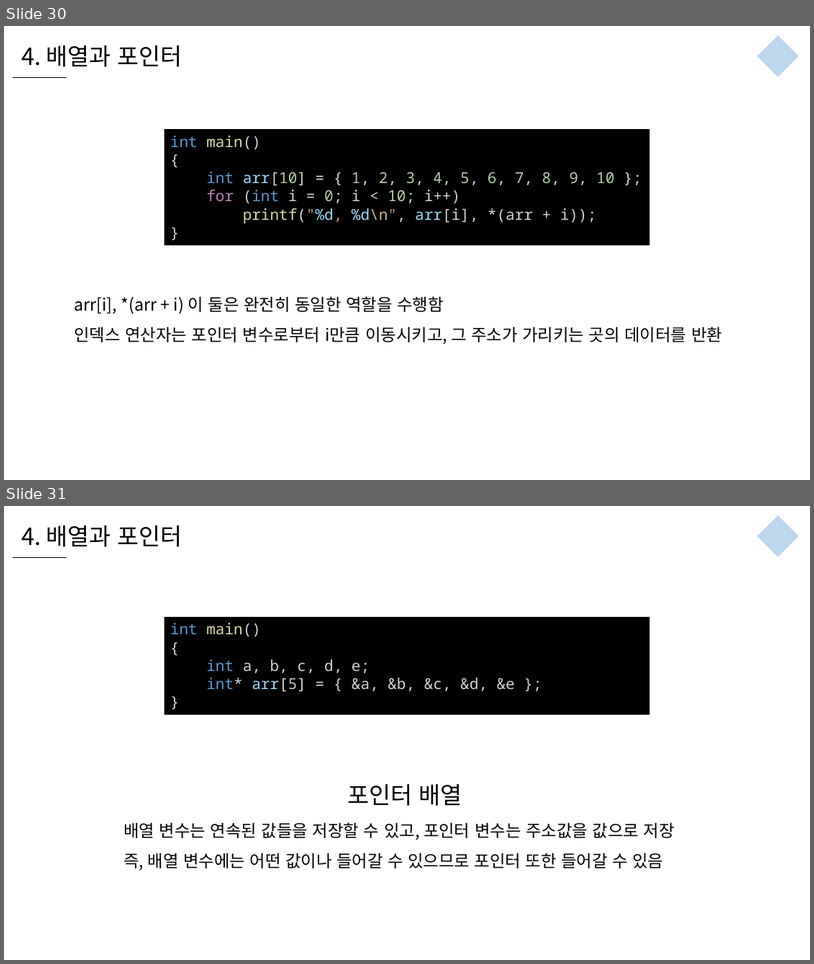
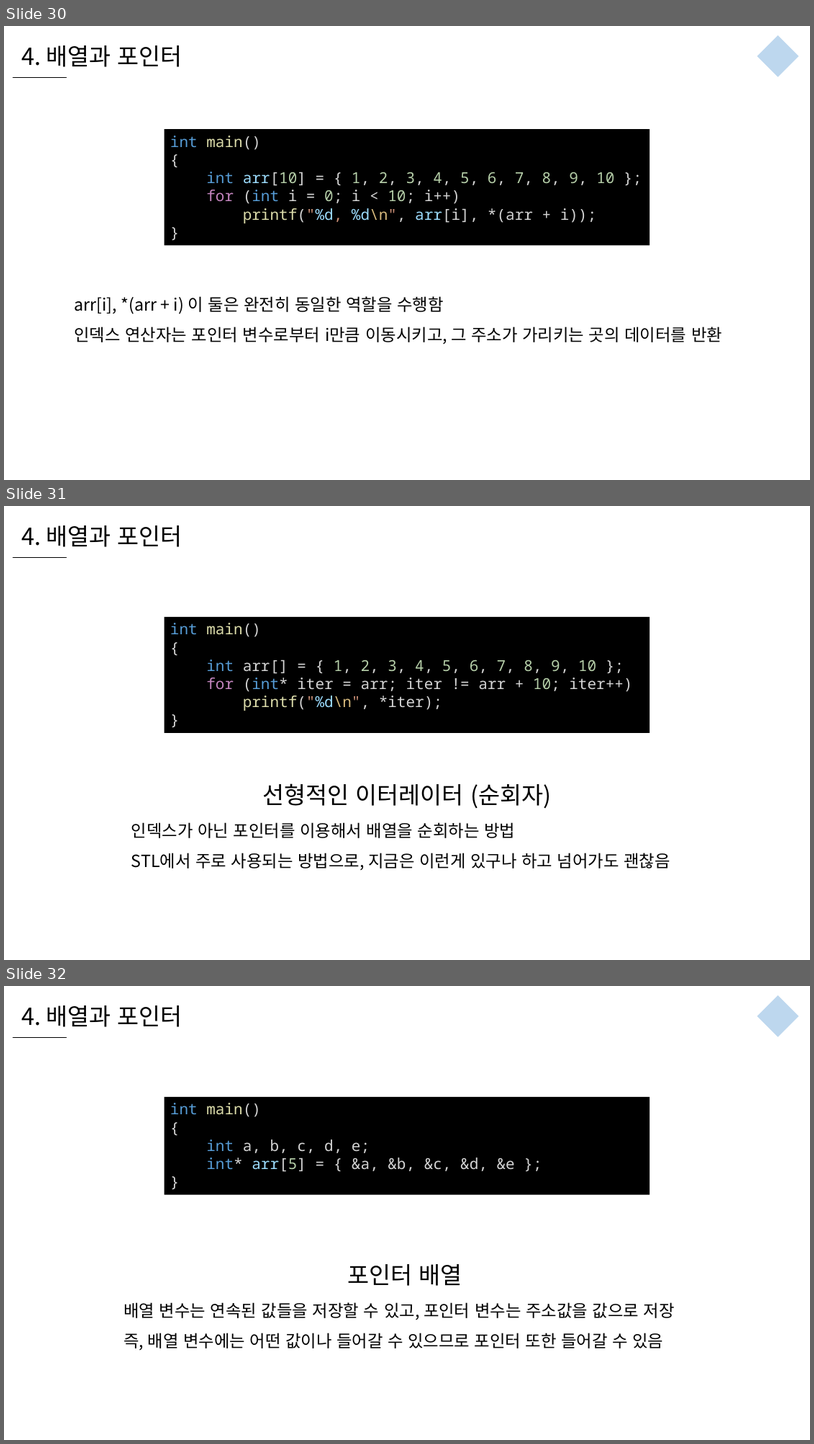
Before and after one commit to WooLyung/2021-RG-Lecture, a slide deck: 수업 자료/1 - C언어 복습.pptx. Shown one above the other, each under a label of ours: slides 30 and 31 before the commit, slides 30, 31 and 32 after it. The pictures are 814x964 and 814x1444 pixels, drawn with LibreOffice and Linux fonts; fonts in the diff are those of the drawing. Boxes give left, top, right and bottom in pixels: in the first picture for what was removed or moved away, otherwise in the second. Text is boxed around its words. In the diff, an @@ line names an element or a change of style, - is before the commit and + after.

```diff
--- a/수업 자료/1 - C언어 복습.pptx
+++ b/수업 자료/1 - C언어 복습.pptx
@@ slide 31 added at bbox=[4, 506, 810, 960], background #FFFFFF @@
@@ text added at bbox=[21, 525, 183, 547], 28 pt, text #000000 @@
+4. 배열과 포인터
@@ line added from (13, 557) to (67, 557), #000000 0.5 pt @@
@@ rectangle added at bbox=[165, 617, 650, 733], fill #000000, 18 pt, text #D4D4D4 @@
+int main()
+{
+int arr[] = { 1, 2, 3, 4, 5, 6, 7, 8, 9, 10 };
+for (int* iter = arr; iter != arr + 10; iter++)
+printf("%d\n", *iter);
+}
@@ text added at bbox=[263, 783, 551, 808], 28 pt, text #000000 @@
+선형적인 이터레이터 (순회자)
@@ text added at bbox=[131, 822, 670, 870], 20 pt, text #000000 @@
+인덱스가 아닌 포인터를 이용해서 배열을 순회하는 방법
+STL에서 주로 사용되는 방법으로, 지금은 이런게 있구나 하고 넘어가도 괜찮음
@@ what was slide 31 is now slide 32 @@
```
Also in this commit, not shown: 1 slide changed, 4 other files.
